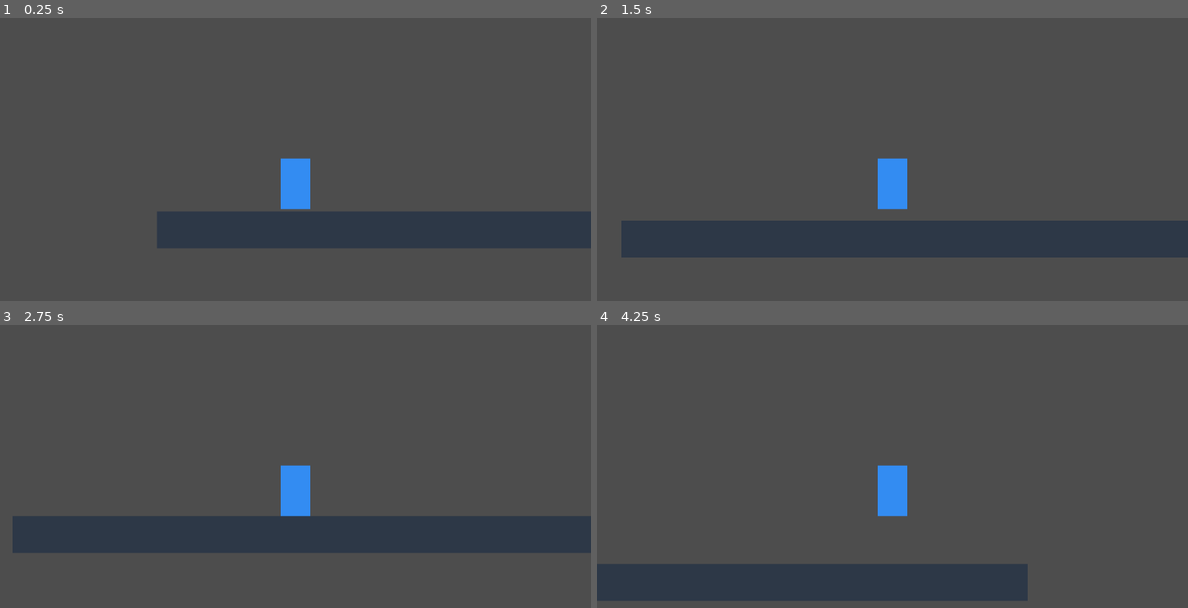
Above: before the commit, frames 1-4 (two rows, left to right).
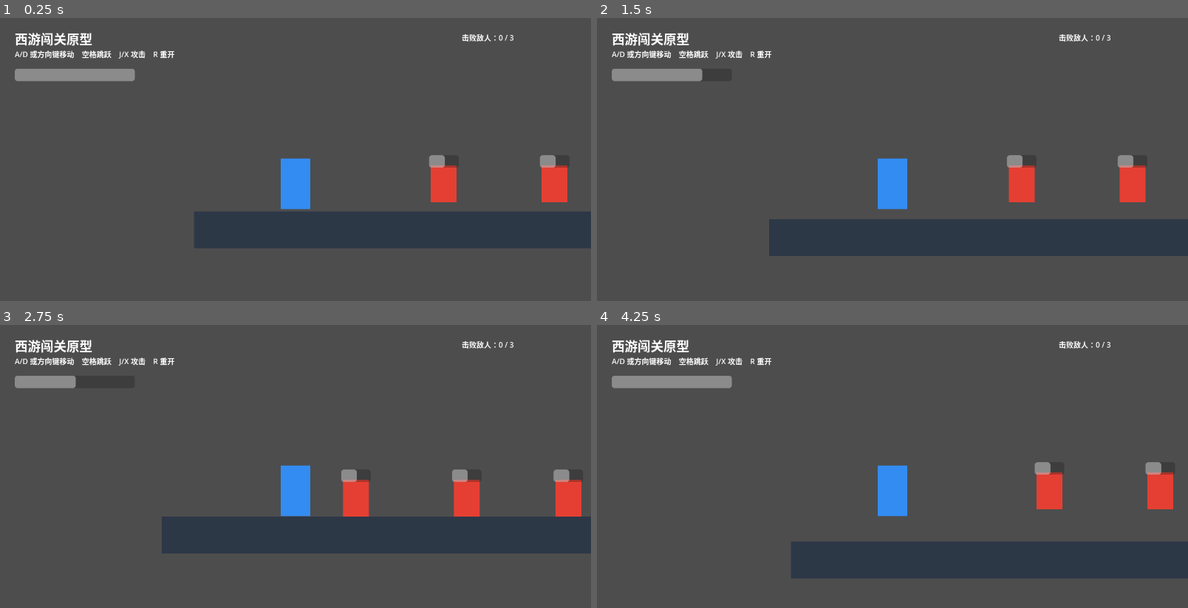
Above: after the commit, the same moments.

Repository: tbt008/zmxy-online
Game: Godot game, scene res://scenes/prototype.tscn
Same seed, same stepped clock (60 frames per second), same inputs: the game is played once before the commit and once after it.
Inputs:
- Up to frame 1 (0.25 s): no input
- Up to frame 2 (1.5 s): hold R 0.53-1.28 s; hold D (move_right, bound only before the commit) from 0.53 s (still down); tap Space (jump, bound only before the commit) at 0.77, 1.07 s; tap J at 0.8, 1.35 s
- Up to frame 3 (2.75 s): tap Space (jump, bound only before the commit) at 1.52, 1.82, 2.3 s; tap X at 1.55 s; release D (move_right, bound only before the commit) at 2.03 s; hold A (move_left, bound only before the commit) from 2.03 s (still down); hold X from 2.03 s (still down)
- Up to frame 4 (4.25 s): release A (move_left, bound only before the commit) at 2.78 s; release X at 2.78 s; hold D (move_right, bound only before the commit) from 2.78 s (still down); tap Space (jump, bound only before the commit) at 2.85, 3.02, 3.32, 3.77, 4.07 s; tap R at 3.05 s; hold R from 3.53 s (still down); tap J at 3.8 s

The runs differ from the first frame. In frame 1, 3.9% of the frame differs, in the area x 2-96%, y 5-82%; in frame 2, 6.9%; in frame 3, 6.6%; in frame 4, 17%, in the area x 0-100%, y 5-98%.

Commit message:
feat: add playable combat prototype

Diff:
--- a/project.godot
+++ b/project.godot
@@ -11,11 +11,6 @@
 window/size/window_width_override=1280
 window/size/window_height_override=720
 
-[input]
-move_left={"deadzone": 0.5, "events": [Object(InputEventKey,"physical_keycode":65), Object(InputEventKey,"physical_keycode":4194311)]}
-move_right={"deadzone": 0.5, "events": [Object(InputEventKey,"physical_keycode":68), Object(InputEventKey,"physical_keycode":4194313)]}
-jump={"deadzone": 0.5, "events": [Object(InputEventKey,"physical_keycode":32)]}
-
 [rendering]
 renderer/rendering_method="gl_compatibility"
 renderer/rendering_method.mobile="gl_compatibility"
--- a/scenes/prototype.tscn
+++ b/scenes/prototype.tscn
@@ -1,38 +1,97 @@
-[gd_scene load_steps=4 format=3]
+[gd_scene load_steps=8 format=3]
 
-[ext_resource path="res://scripts/player.gd" type="Script" id="1"]
-
+[ext_resource path="res://scripts/game.gd" type="Script" id="1"]
+[ext_resource path="res://scripts/player.gd" type="Script" id="2"]
+[ext_resource path="res://scripts/enemy.gd" type="Script" id="3"]
 [sub_resource type="RectangleShape2D" id="PlayerShape"]
 size = Vector2(64, 110)
-
 [sub_resource type="RectangleShape2D" id="GroundShape"]
 size = Vector2(1280, 80)
+[sub_resource type="RectangleShape2D" id="AttackShape"]
+size = Vector2(90, 90)
+[sub_resource type="RectangleShape2D" id="EnemyShape"]
+size = Vector2(56, 80)
 
 [node name="Prototype" type="Node2D"]
-
-[node name="Player" type="CharacterBody2D" parent="."]
-position = Vector2(300, 500)
 script = ExtResource("1")
-
+[node name="Player" type="CharacterBody2D" parent="." groups=["player"]]
+position = Vector2(220, 500)
+script = ExtResource("2")
 [node name="CollisionShape2D" type="CollisionShape2D" parent="Player"]
 shape = SubResource("PlayerShape")
-
 [node name="DebugBody" type="Polygon2D" parent="Player"]
 polygon = PackedVector2Array(-32, -55, 32, -55, 32, 55, -32, 55)
 color = Color(0.2, 0.55, 0.95, 1)
-
+[node name="AttackArea" type="Area2D" parent="Player"]
+[node name="CollisionShape2D" type="CollisionShape2D" parent="Player/AttackArea"]
+shape = SubResource("AttackShape")
 [node name="Camera2D" type="Camera2D" parent="Player"]
 
 [node name="Ground" type="StaticBody2D" parent="."]
 position = Vector2(640, 650)
-
 [node name="CollisionShape2D" type="CollisionShape2D" parent="Ground"]
 shape = SubResource("GroundShape")
-
 [node name="DebugGround" type="Polygon2D" parent="Ground"]
 polygon = PackedVector2Array(-640, -40, 640, -40, 640, 40, -640, 40)
 color = Color(0.18, 0.22, 0.28, 1)
 
-[node name="Instructions" type="Label" parent="."]
-position = Vector2(32, 32)
-text = "A/D 或左右方向键移动    空格跳跃"
+[node name="Enemies" type="Node2D" parent="."]
+[node name="Enemy1" type="CharacterBody2D" parent="Enemies" groups=["enemy"]]
+position = Vector2(560, 500)
+script = ExtResource("3")
+[node name="CollisionShape2D" type="CollisionShape2D" parent="Enemies/Enemy1"]
+shape = SubResource("EnemyShape")
+[node name="DebugBody" type="Polygon2D" parent="Enemies/Enemy1"]
+polygon = PackedVector2Array(-28, -40, 28, -40, 28, 40, -28, 40)
+color = Color(0.9, 0.25, 0.2, 1)
+[node name="HealthBar" type="ProgressBar" parent="Enemies/Enemy1"]
+position = Vector2(-32, -62)
+size = Vector2(64, 8)
+value = 50
+show_percentage = false
+[node name="Enemy2" type="CharacterBody2D" parent="Enemies" groups=["enemy"]]
+position = Vector2(800, 500)
+script = ExtResource("3")
+[node name="CollisionShape2D" type="CollisionShape2D" parent="Enemies/Enemy2"]
+shape = SubResource("EnemyShape")
+[node name="DebugBody" type="Polygon2D" parent="Enemies/Enemy2"]
+polygon = PackedVector2Array(-28, -40, 28, -40, 28, 40, -28, 40)
+color = Color(0.9, 0.25, 0.2, 1)
+[node name="HealthBar" type="ProgressBar" parent="Enemies/Enemy2"]
+position = Vector2(-32, -62)
+size = Vector2(64, 8)
+value = 50
+show_percentage = false
+[node name="Enemy3" type="CharacterBody2D" parent="Enemies" groups=["enemy"]]
+position = Vector2(1020, 500)
+script = ExtResource("3")
+[node name="CollisionShape2D" type="CollisionShape2D" parent="Enemies/Enemy3"]
+shape = SubResource("EnemyShape")
+[node name="DebugBody" type="Polygon2D" parent="Enemies/Enemy3"]
+polygon = PackedVector2Array(-28, -40, 28, -40, 28, 40, -28, 40)
+color = Color(0.9, 0.25, 0.2, 1)
+[node name="HealthBar" type="ProgressBar" parent="Enemies/Enemy3"]
+position = Vector2(-32, -62)
+size = Vector2(64, 8)
+value = 50
+show_percentage = false
+
+[node name="HUD" type="CanvasLayer" parent="."]
+[node name="Title" type="Label" parent="HUD"]
+position = Vector2(32, 24)
+text = "西游闯关原型"
+theme_override_font_sizes/font_size = 28
+[node name="Instructions" type="Label" parent="HUD"]
+position = Vector2(32, 66)
+text = "A/D 或方向键移动    空格跳跃    J/X 攻击    R 重开"
+[node name="Counter" type="Label" parent="HUD"]
+position = Vector2(1000, 30)
+[node name="Health" type="ProgressBar" parent="HUD"]
+position = Vector2(32, 110)
+size = Vector2(260, 22)
+max_value = 100.0
+value = 100.0
+show_percentage = false
+[node name="Status" type="Label" parent="HUD"]
+position = Vector2(420, 120)
+theme_override_font_sizes/font_size = 24
--- /dev/null
+++ b/scripts/enemy.gd
@@ -0,0 +1,39 @@
+extends CharacterBody2D
+
+signal defeated
+
+@export var max_health := 50
+@export var move_speed := 100.0
+@export var attack_damage := 10
+@export var attack_range := 75.0
+var current_health := 50
+var attack_timer := 0.0
+var player: Node2D
+
+func _ready() -> void:
+	current_health = max_health
+	player = get_tree().get_first_node_in_group("player")
+
+func _physics_process(delta: float) -> void:
+	attack_timer = maxf(0.0, attack_timer - delta)
+	if not is_instance_valid(player): return
+	var distance := global_position.distance_to(player.global_position)
+	if distance > attack_range:
+		var direction := signf(player.global_position.x - global_position.x)
+		velocity.x = move_toward(velocity.x, direction * move_speed, 700.0 * delta)
+		$DebugBody.scale.x = direction if direction != 0 else 1
+	else:
+		velocity.x = move_toward(velocity.x, 0.0, 1000.0 * delta)
+		if attack_timer == 0.0 and player.has_method("apply_damage"):
+			attack_timer = 1.0
+			player.apply_damage(attack_damage, Vector2(signf(player.global_position.x - global_position.x), -0.2))
+	if not is_on_floor(): velocity.y += 1500.0 * delta
+	move_and_slide()
+
+func apply_damage(amount: int, direction := Vector2.ZERO) -> void:
+	current_health = maxi(0, current_health - amount)
+	$HealthBar.value = current_health
+	velocity += direction * 180.0
+	if current_health == 0:
+		defeated.emit()
+		queue_free()
--- /dev/null
+++ b/scripts/game.gd
@@ -0,0 +1,32 @@
+extends Node2D
+
+var defeated_count := 0
+@onready var player = $Player
+@onready var status: Label = $HUD/Status
+@onready var counter: Label = $HUD/Counter
+
+func _ready() -> void:
+	for enemy in get_tree().get_nodes_in_group("enemy"):
+		enemy.defeated.connect(_on_enemy_defeated)
+	player.health_changed.connect(_on_player_health_changed)
+	player.defeated.connect(_on_player_defeated)
+	_update_counter()
+
+func _process(_delta: float) -> void:
+	if Input.is_key_pressed(KEY_R):
+		get_tree().reload_current_scene()
+
+func _on_enemy_defeated() -> void:
+	defeated_count += 1
+	_update_counter()
+	if defeated_count >= 3: status.text = "关卡完成！按 R 重新挑战"
+
+func _on_player_health_changed(current: int, maximum: int) -> void:
+	$HUD/Health.value = current
+	$HUD/Health.max_value = maximum
+
+func _on_player_defeated() -> void:
+	status.text = "你被击败了，按 R 重新开始"
+
+func _update_counter() -> void:
+	counter.text = "击败敌人：%d / 3" % defeated_count
--- a/scripts/player.gd
+++ b/scripts/player.gd
@@ -1,17 +1,53 @@
 extends CharacterBody2D
+
+signal health_changed(current: int, maximum: int)
+signal defeated
 
 @export var move_speed := 320.0
 @export var jump_velocity := -560.0
 @export var gravity := 1500.0
+@export var max_health := 100
+@export var attack_damage := 25
+@export var attack_cooldown := 0.35
+var current_health := 100
+var attack_timer := 0.0
+var facing := 1
+var _jump_was_down := false
+var _attack_was_down := false
+@onready var attack_area: Area2D = $AttackArea
 
 func _physics_process(delta: float) -> void:
+	attack_timer = maxf(0.0, attack_timer - delta)
 	if not is_on_floor():
 		velocity.y += gravity * delta
 
-	var direction := Input.get_axis("move_left", "move_right")
+	var direction := float(Input.is_key_pressed(KEY_D) or Input.is_key_pressed(KEY_RIGHT)) - float(Input.is_key_pressed(KEY_A) or Input.is_key_pressed(KEY_LEFT))
+	if direction != 0:
+		facing = 1 if direction > 0 else -1
+		$DebugBody.scale.x = facing
 	velocity.x = move_toward(velocity.x, direction * move_speed, move_speed * 8.0 * delta)
 
-	if Input.is_action_just_pressed("jump") and is_on_floor():
+	if (Input.is_key_pressed(KEY_SPACE)) and is_on_floor() and not _jump_was_down:
 		velocity.y = jump_velocity
+	_jump_was_down = Input.is_key_pressed(KEY_SPACE)
+	if (Input.is_key_pressed(KEY_J) or Input.is_key_pressed(KEY_X)) and not _attack_was_down:
+		attack()
+	_attack_was_down = Input.is_key_pressed(KEY_J) or Input.is_key_pressed(KEY_X)
 
 	move_and_slide()
+
+func attack() -> void:
+	if attack_timer > 0.0:
+		return
+	attack_timer = attack_cooldown
+	attack_area.position.x = 58.0 * facing
+	for target in attack_area.get_overlapping_bodies():
+		if target.has_method("apply_damage"):
+			target.apply_damage(attack_damage, Vector2(facing, -0.2))
+
+func apply_damage(amount: int, _direction := Vector2.ZERO) -> void:
+	current_health = maxi(0, current_health - amount)
+	health_changed.emit(current_health, max_health)
+	if current_health == 0:
+		defeated.emit()
+		queue_free()
